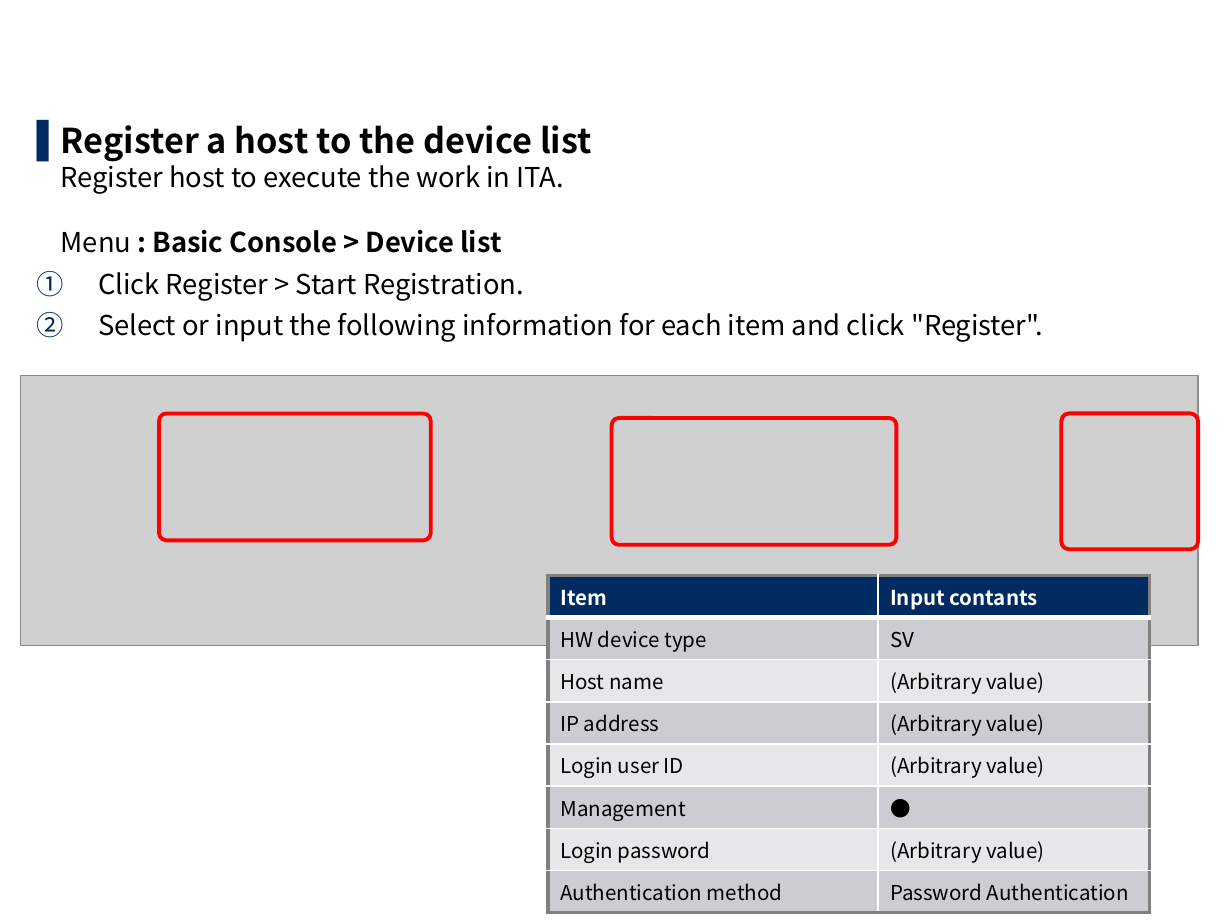
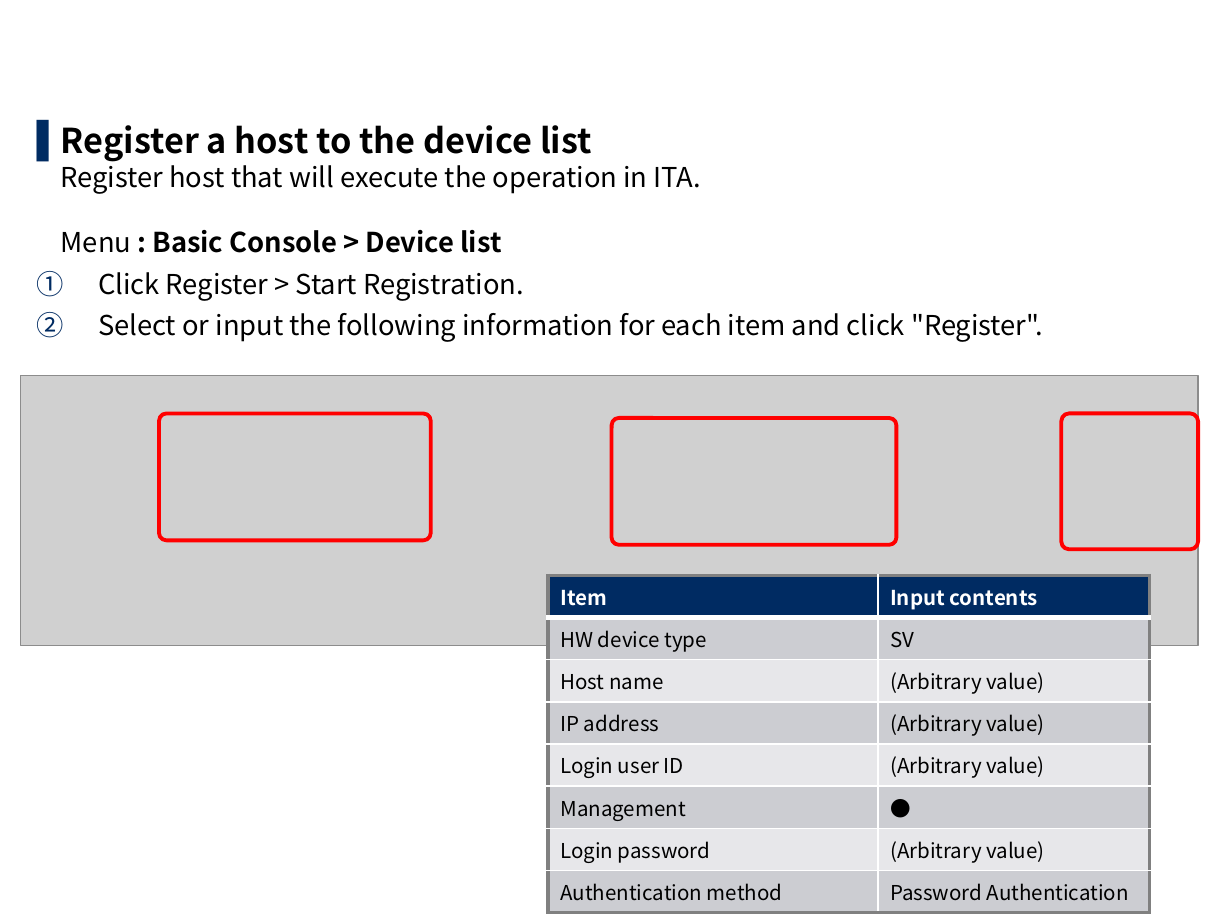
Before and after one commit to exastro-suite/it-automation-docs, a slide deck: slide 16 of asset/Learn/ITA-Ansible-Driver_en_practice.pptx. Drawn at 1232x924 pixels with LibreOffice and Linux fonts; fonts in the diff are those of the drawing; grey boxes stand for pictures; background and template pictures are left out. Boxes give left, top, right and bottom in pixels: in the first picture for what was removed or moved away, otherwise in the second. Text is boxed around its words. In the diff, an @@ line names an element or a change of style, - is before the commit and + after.

```diff
--- a/asset/Learn/ITA-Ansible-Driver_en_practice.pptx
+++ b/asset/Learn/ITA-Ansible-Driver_en_practice.pptx
@@ text at (61,125,701,253): text changed @@
-▌ Register a host to the device list
-  Register host to execute the work in ITA.
-  Menu : Basic Console > Device list
+▌ Register a host to the device list
+  Register host that will execute the operation in ITA.
+  Menu : Basic Console > Device list
@@ table at (548,575,1151,905) @@
-row 1, column 2: Input contants
+row 1, column 2: Input contents
```
Also in this commit, not shown: 30 other slides changed, 7 other files.
